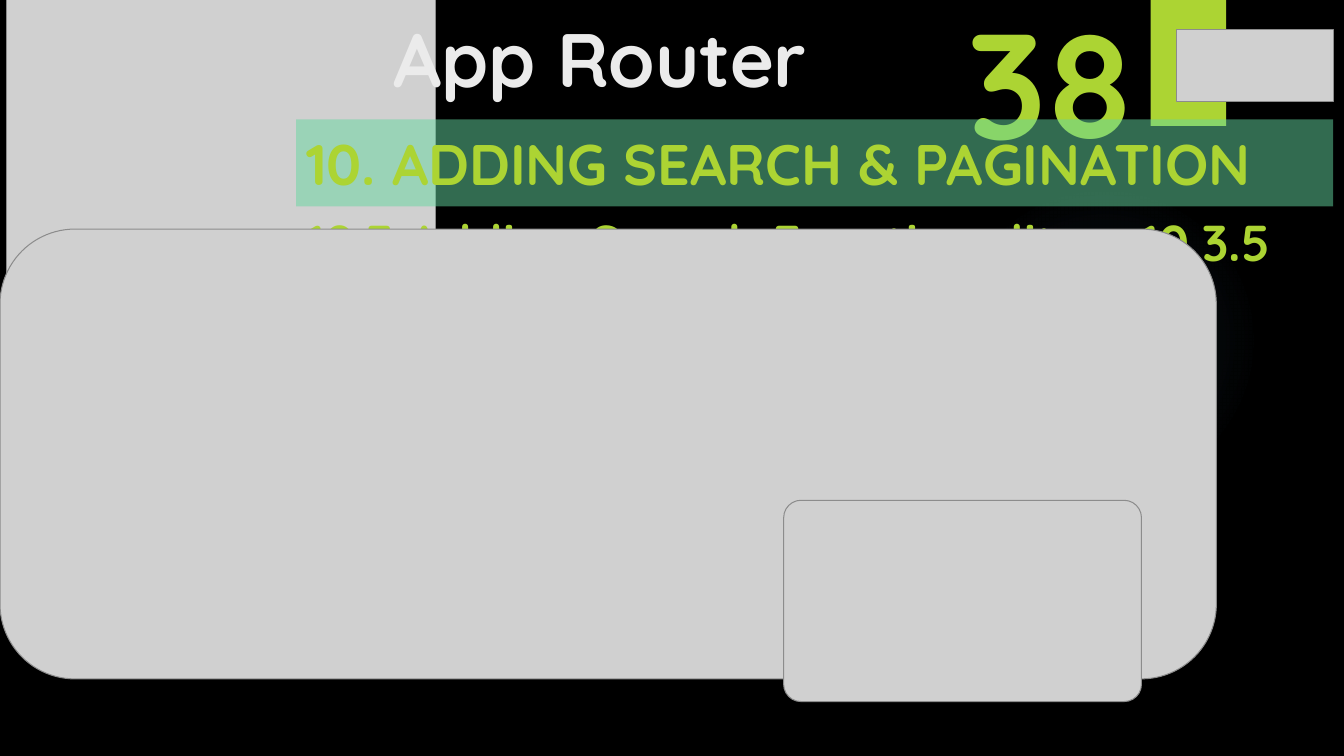
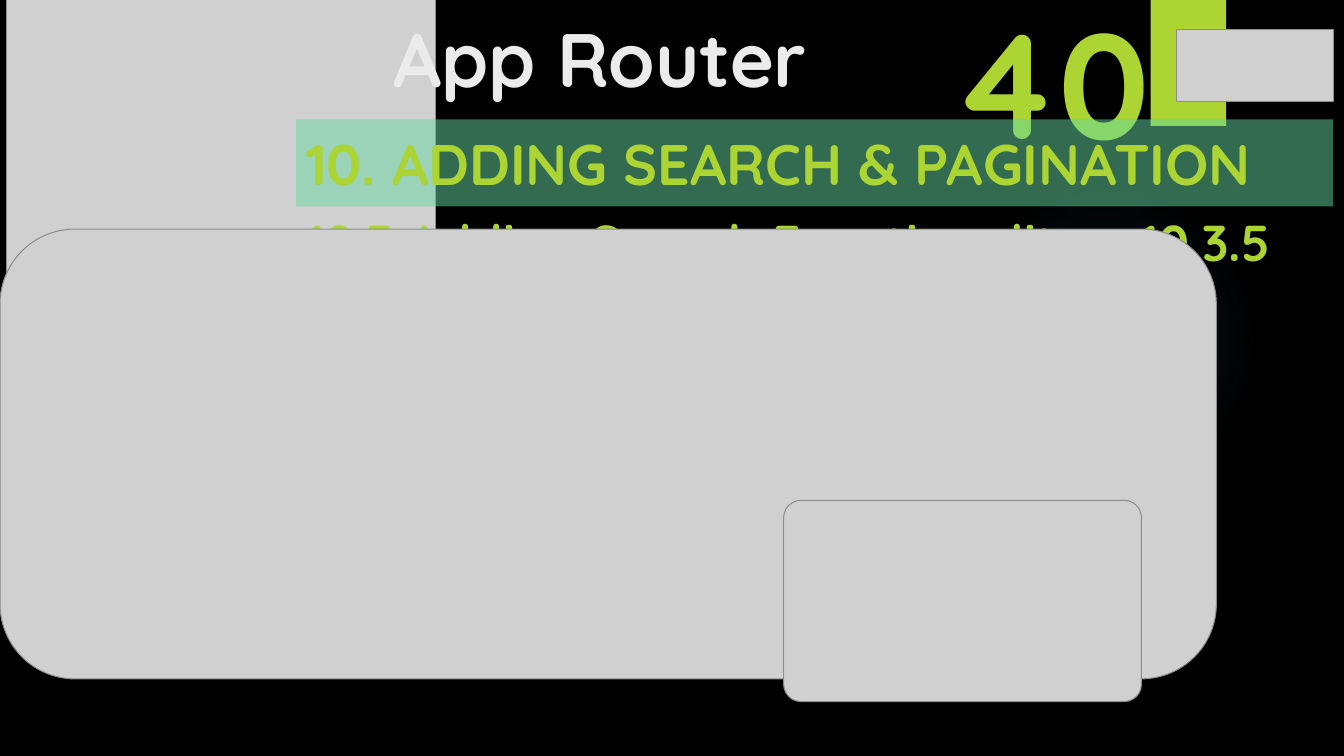
Before and after one commit to yasenstar/learn_javascript, a slide deck: slide 41 of learn_nextjs/2_App_Router/App_Router.pptx. Drawn at 1344x756 pixels with LibreOffice and Linux fonts; fonts in the diff are those of the drawing; grey boxes stand for pictures; background and template pictures are left out. Boxes give left, top, right and bottom in pixels: in the first picture for what was removed or moved away, otherwise in the second. Text is boxed around its words. In the diff, an @@ line names an element or a change of style, - is before the commit and + after.

```diff
--- a/learn_nextjs/2_App_Router/App_Router.pptx
+++ b/learn_nextjs/2_App_Router/App_Router.pptx
@@ text at [953, 0, 1150, 177]: text changed @@
-38
+40
```
Also in this commit, not shown: 14 other slides changed, 2 other files.
